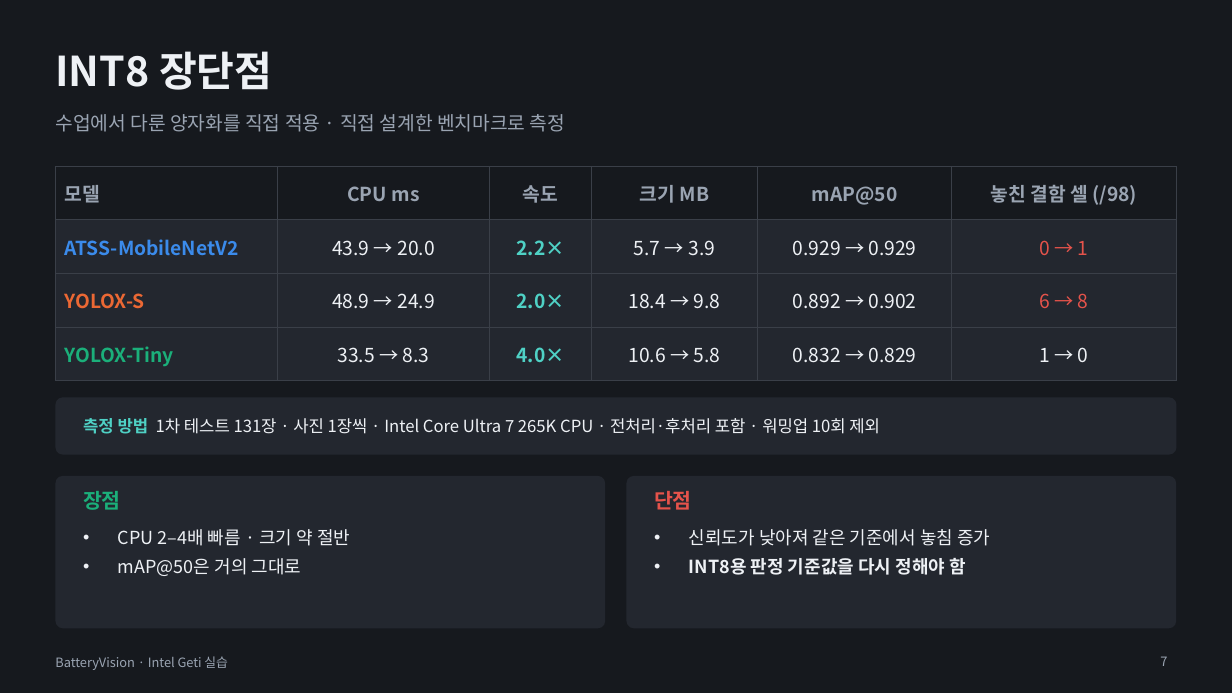
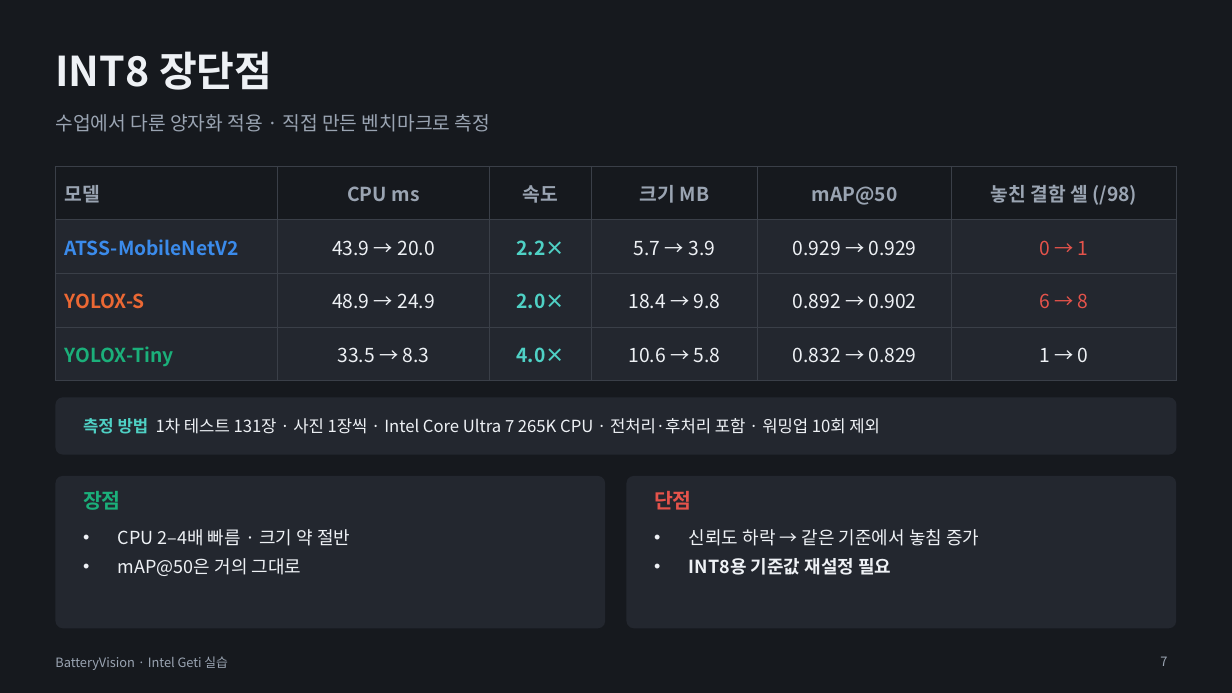
Before and after one commit to se4nchoi/batteryvision, a slide deck: slide 7 of docs/submission/BatteryVision_발표.pptx. Drawn at 1232x693 pixels with LibreOffice and Linux fonts; fonts in the diff are those of the drawing. Boxes give left, top, right and bottom in pixels: in the first picture for what was removed or moved away, otherwise in the second. Text is boxed around its words. In the diff, an @@ line names an element or a change of style, - is before the commit and + after.

```diff
--- a/docs/submission/BatteryVision_발표.pptx
+++ b/docs/submission/BatteryVision_발표.pptx
@@ text at [55,114,490,132]: text changed @@
-수업에서 다룬 양자화를 직접 적용 · 직접 설계한 벤치마크로 측정
+수업에서 다룬 양자화 적용 · 직접 만든 벤치마크로 측정
@@ text at [689,529,979,575]: text changed @@
-• 신뢰도가 낮아져 같은 기준에서 놓침 증가
-• INT8용 판정 기준값을 다시 정해야 함
+• 신뢰도 하락 → 같은 기준에서 놓침 증가
+• INT8용 기준값 재설정 필요
```
Also in this commit, not shown: 8 other slides changed, 1 other file.
